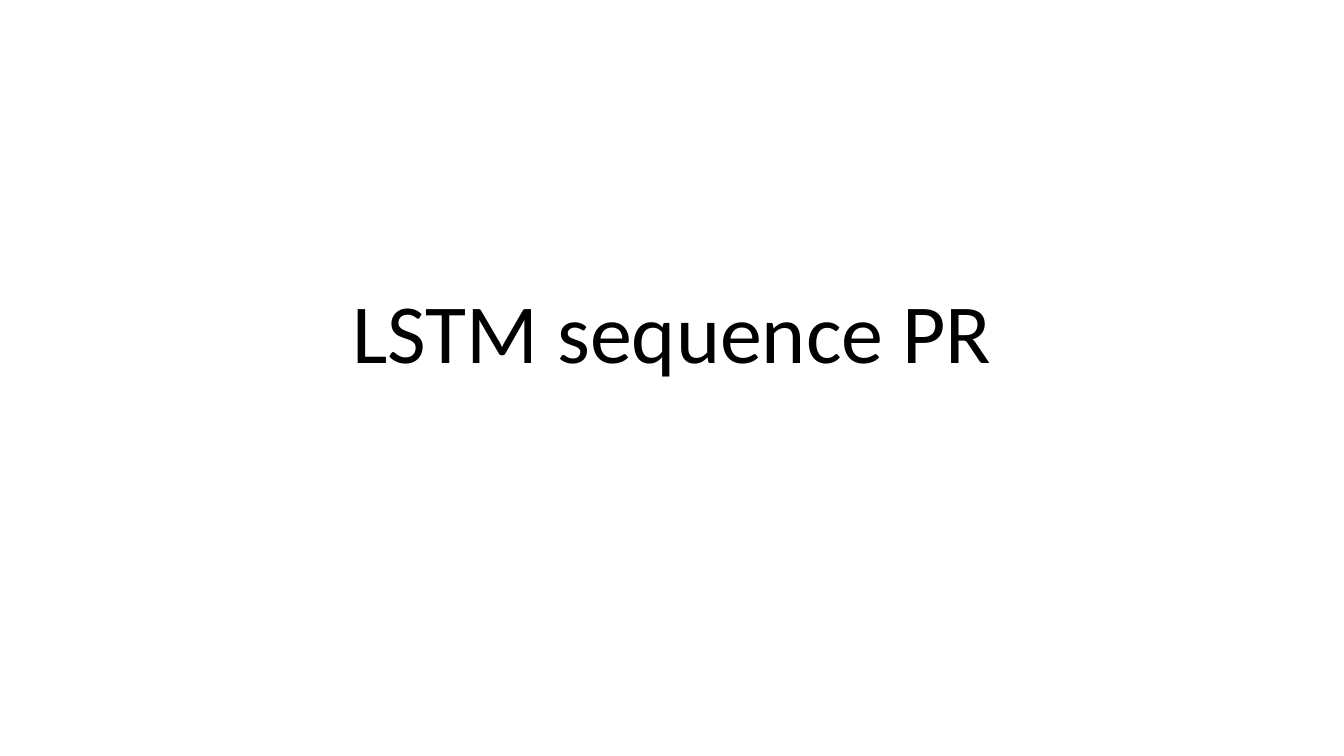
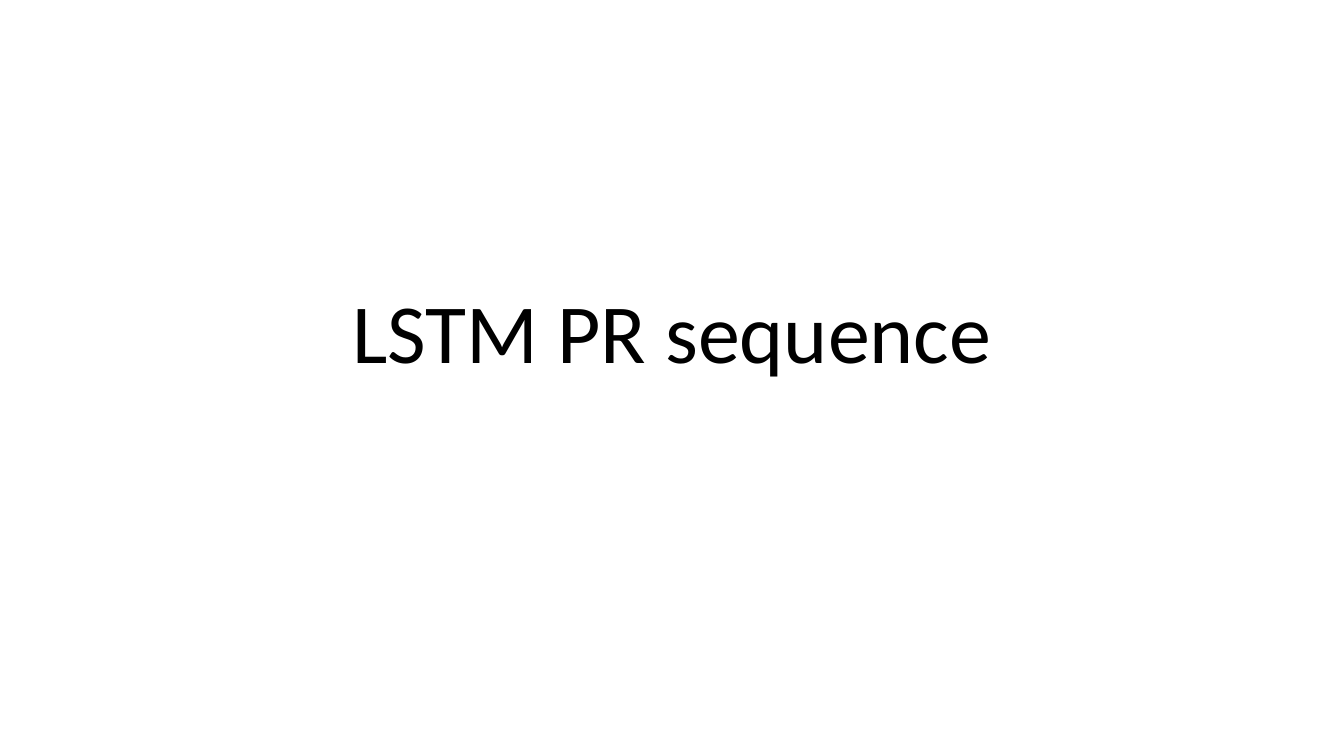
Before and after one commit to lancedw/3D-state-prediction-for-surface-vessels-using-IMU-data-and-images, a slide deck: slide 3 of Documentation/Presentations/Meeting 22-04-22.pptx (slide 2 before the commit). Drawn at 1344x756 pixels with LibreOffice and Linux fonts; fonts in the diff are those of the drawing. Boxes give left, top, right and bottom in pixels: in the first picture for what was removed or moved away, otherwise in the second. Text is boxed around its words. In the diff, an @@ line names an element or a change of style, - is before the commit and + after.

```diff
--- a/Documentation/Presentations/Meeting 22-04-22.pptx
+++ b/Documentation/Presentations/Meeting 22-04-22.pptx
@@ title at (x1=352, y1=308, x2=991, y2=377): text changed @@
-LSTM sequence PR
+LSTM PR sequence
```
Also in this commit, not shown: 3 other slides changed, 12 slides added, 5 slides removed.
